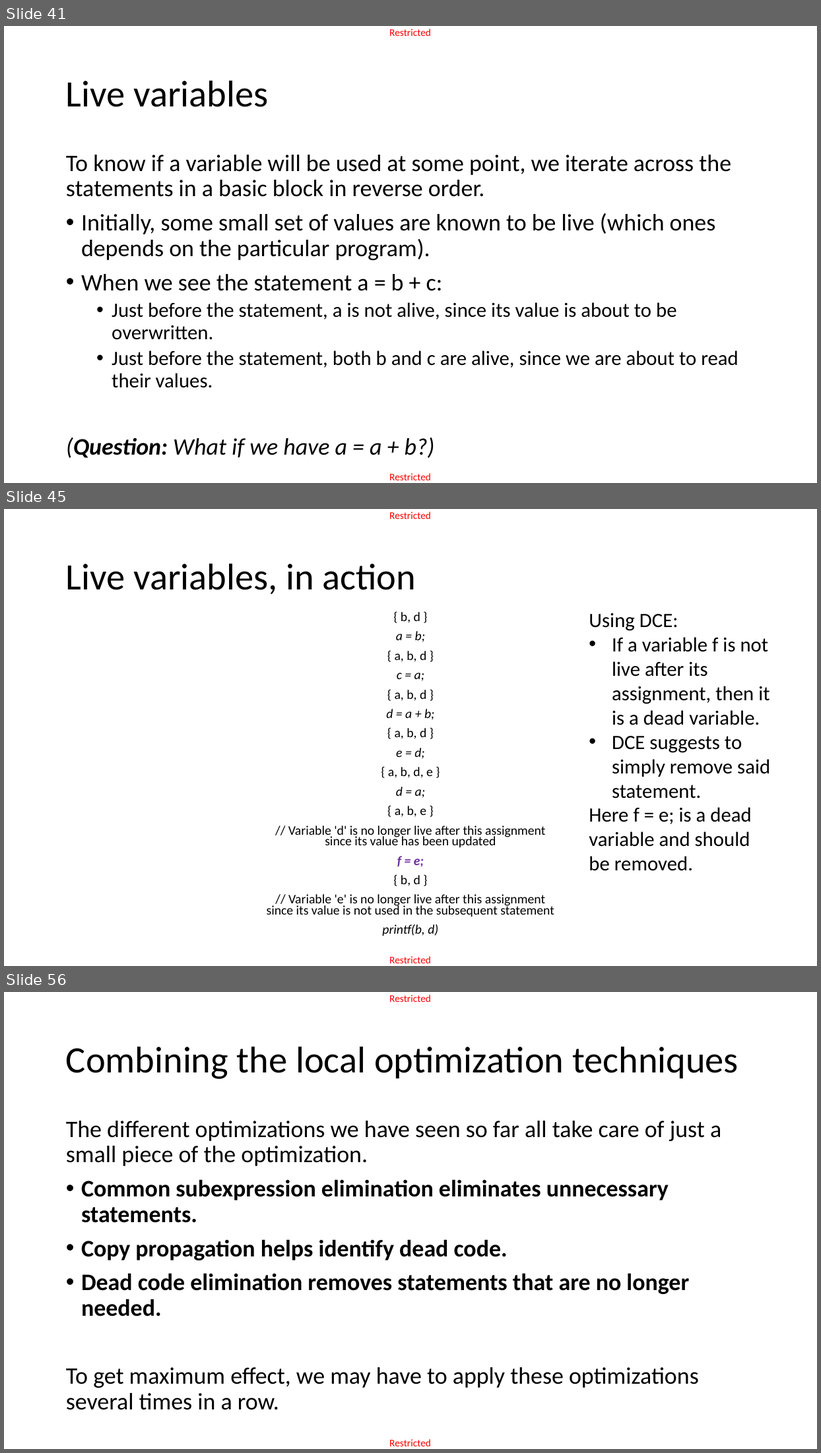
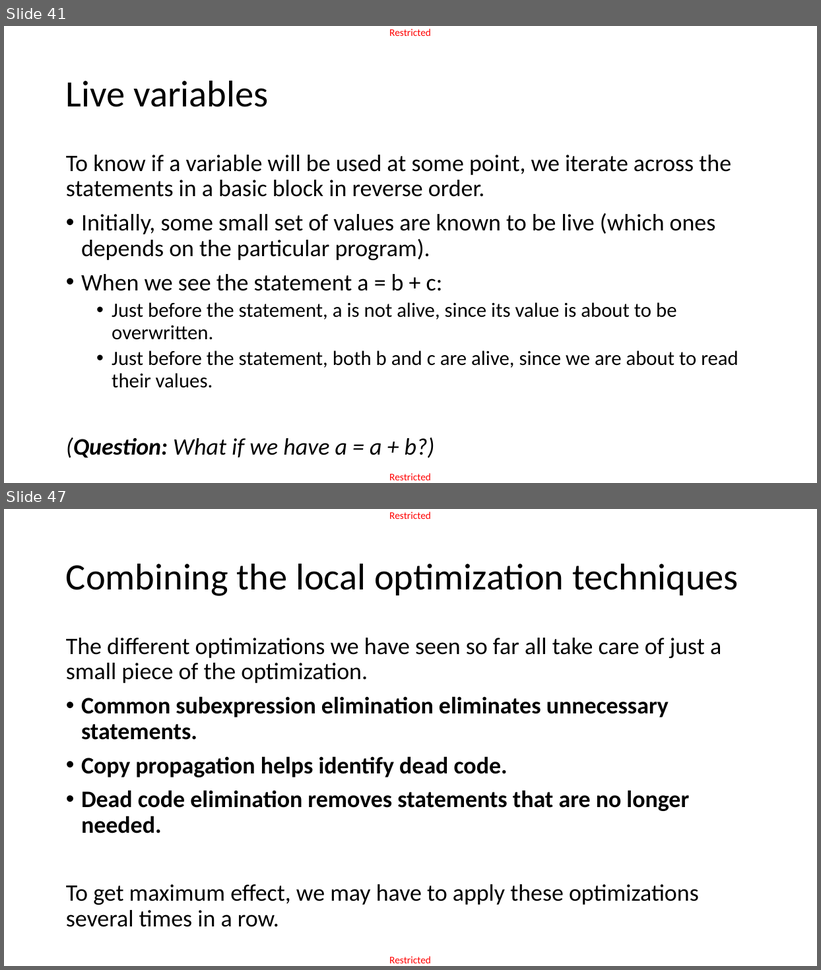
Before and after one commit to matthieudemari/SUTD_PLC_50_051, a slide deck: W13/W13S1/W13S1.pptx. Shown one above the other, each under a label of ours: slides 41, 45 and 56 before the commit, slides 41 and 47 after it; the slides between them are not shown. The pictures are 821x1453 and 821x970 pixels, drawn with LibreOffice and Linux fonts; fonts in the diff are those of the drawing. Boxes give left, top, right and bottom in pixels: in the first picture for what was removed or moved away, otherwise in the second. Text is boxed around its words. In the diff, an @@ line names an element or a change of style, - is before the commit and + after.

```diff
--- a/W13/W13S1/W13S1.pptx
+++ b/W13/W13S1/W13S1.pptx
@@ slide 45 removed at (4, 509, 817, 966), background #FFFFFF; not listed: 2 template elements that a slide beside it also shows @@
@@ title removed at (66, 563, 416, 594) @@
-Live variables, in action
@@ text removed at (267, 612, 554, 937) @@
-{ b, d }
-a = b;
-{ a, b, d }
-c = a;
-{ a, b, d }
-d = a + b;
-{ a, b, d }
-e = d;
-{ a, b, d, e }
-d = a;
-{ a, b, e }
-// Variable 'd' is no longer live after this assignment
-since its value has been updated
-f = e;
-{ b, d }
-// Variable 'e' is no longer live after this assignment
-since its value is not used in the subsequent statement
-printf(b, d)
@@ text removed at (589, 613, 770, 871) @@
-Using DCE:
-• If a variable f is not live after its assignment, then it is a dead variable.
-• DCE suggests to simply remove said statement.
-Here f = e; is a dead variable and should be removed.
@@ what was slide 56 is now slide 47 @@
```
Also in this commit, not shown: 5 slides changed, 8 other slides removed, 1 other file.
